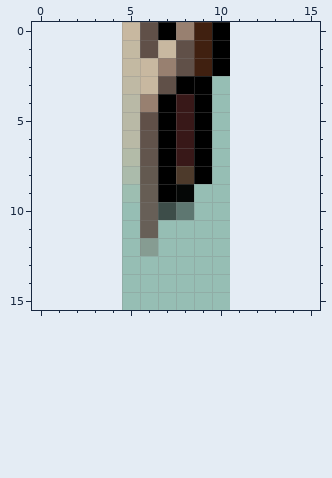
One commit to this pixel-art sprite: img/stages/castle/door_opened_02_01.png. The picture above was drawn from the file before the commit.
The file is 6x16 pixels. Colours within 5 levels of each other are drawn and written as one. The old version is drawn lined up with the new one, on the new canvas.
The same view after the edit:
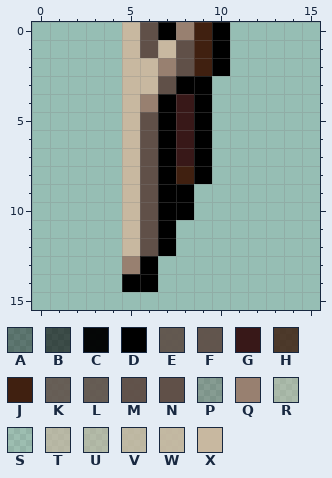
Palette (. is transparent): A #0000005f  B #00000098  C #000000f6  D #000000  E #5f5048eb  F #5f5048f3  G #381818  H #3f2010d5  J #402010  K #605048dc  L #605048e2  M #605048f9  N #605048  P #6151474f  Q #988070  R #c8b79f6a  S #cabb9d22  T #c8b7a0b2  U #c8b8a094  V #c8b8a0d1  W #c8b8a0e8  X #c8b8a0
What changed:
canvas 6x16 -> 16x16, the old top-left corner now at 5,0
Colour D now appears in rows 11 to 12 at x 7; in row 13 at x 6; in row 14 at x 5 to 6.
The author changed colour A to colour D in row 10 at x 8.
The author changed colour B to colour D in row 10 at x 7.
The author changed colour C to colour D in row 9 at x 8.
The author changed colour H to colour J in row 8 at x 8.
The author changed colour E to colour N in row 8 at x 6.
The author changed colour F to colour N in row 7 at x 6.
The author changed colour K to colour N in rows 10 to 11 at x 6.
The author changed colour L to colour N in row 9 at x 6.
The author changed colour M to colour N in row 6 at x 6.
The author changed colour P to colour N in row 12 at x 6.
Colour Q now appears in row 13 at x 5.
Colour X now appears in rows 10 to 12 at x 5.
The author changed colour R to colour X in row 8 at x 5.
The author changed colour S to colour X in row 9 at x 5.
The author changed colour T to colour X in rows 4 to 6 at x 5.
The author changed colour U to colour X in row 7 at x 5.
The author changed colour V to colour X in row 3 at x 5.
The author changed colour W to colour X in rows 1 to 2 at x 5.
Pixel boxes of the changes (left, top, right, bottom) in both pictures:
changed: (122, 40, 194, 292)
